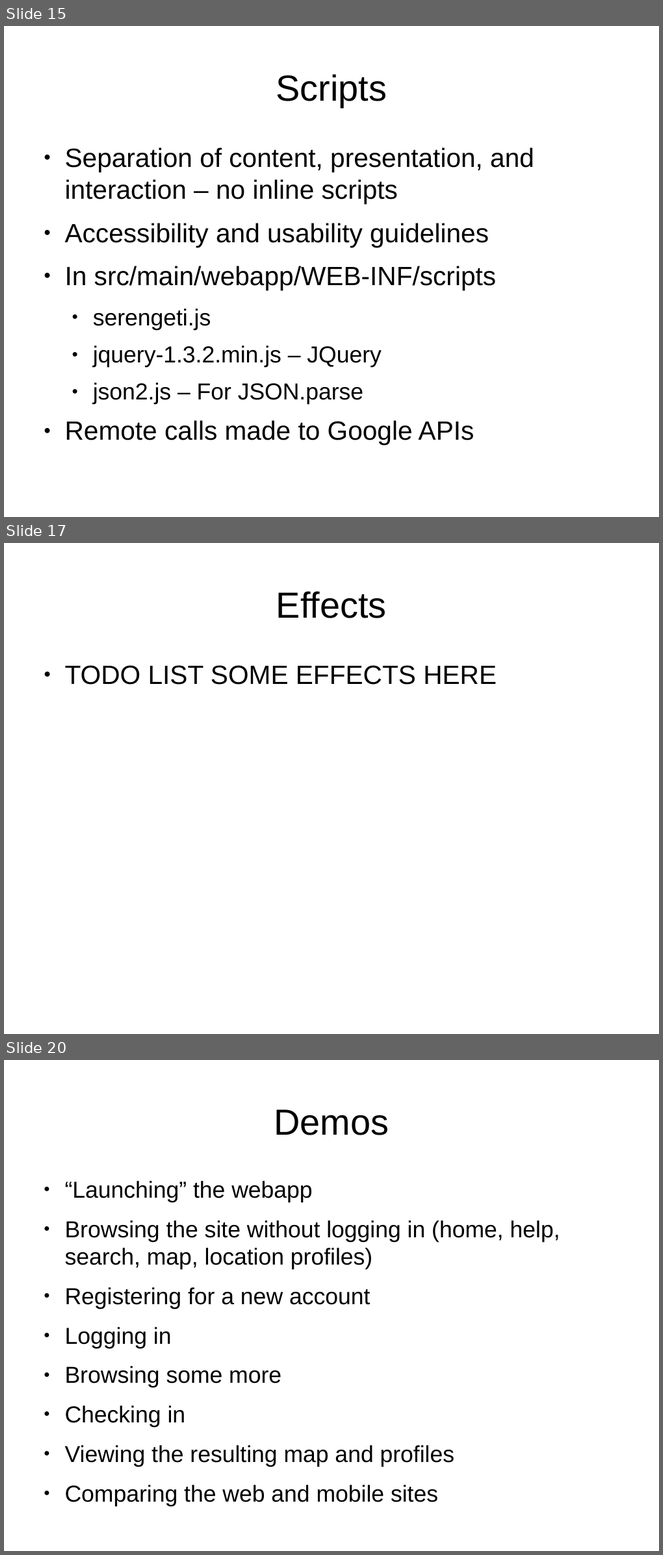
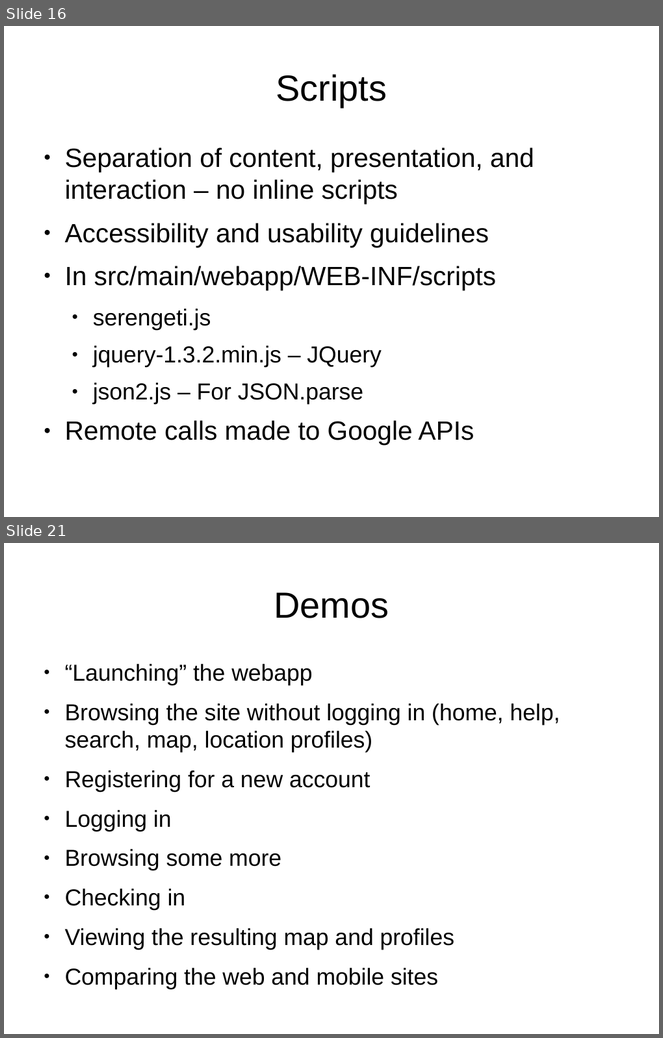
Before and after one commit to lmucs/playserengeti, a slide deck: serengeti/src/site/serengeti.odp. Shown one above the other, each under a label of ours: slides 15, 17 and 20 before the commit, slides 16 and 21 after it; the slides between them are not shown. The pictures are 663x1555 and 663x1038 pixels, drawn with LibreOffice and Linux fonts; fonts in the diff are those of the drawing. Boxes give left, top, right and bottom in pixels: in the first picture for what was removed or moved away, otherwise in the second. Text is boxed around its words. In the diff, an @@ line names an element or a change of style, - is before the commit and + after.

```diff
--- a/serengeti/src/site/serengeti.odp
+++ b/serengeti/src/site/serengeti.odp
@@ slide 17 removed at bbox=[4, 543, 659, 1034], background #FFFFFF @@
@@ title removed at bbox=[276, 591, 387, 618] @@
-Effects
@@ text removed at bbox=[65, 665, 497, 685] @@
-● TODO LIST SOME EFFECTS HERE
@@ what was slide 15 is now slide 16 @@
@@ what was slide 20 is now slide 21 @@
```
Also in this commit, not shown: 5 slides changed, 4 slides added, 2 other slides removed.
